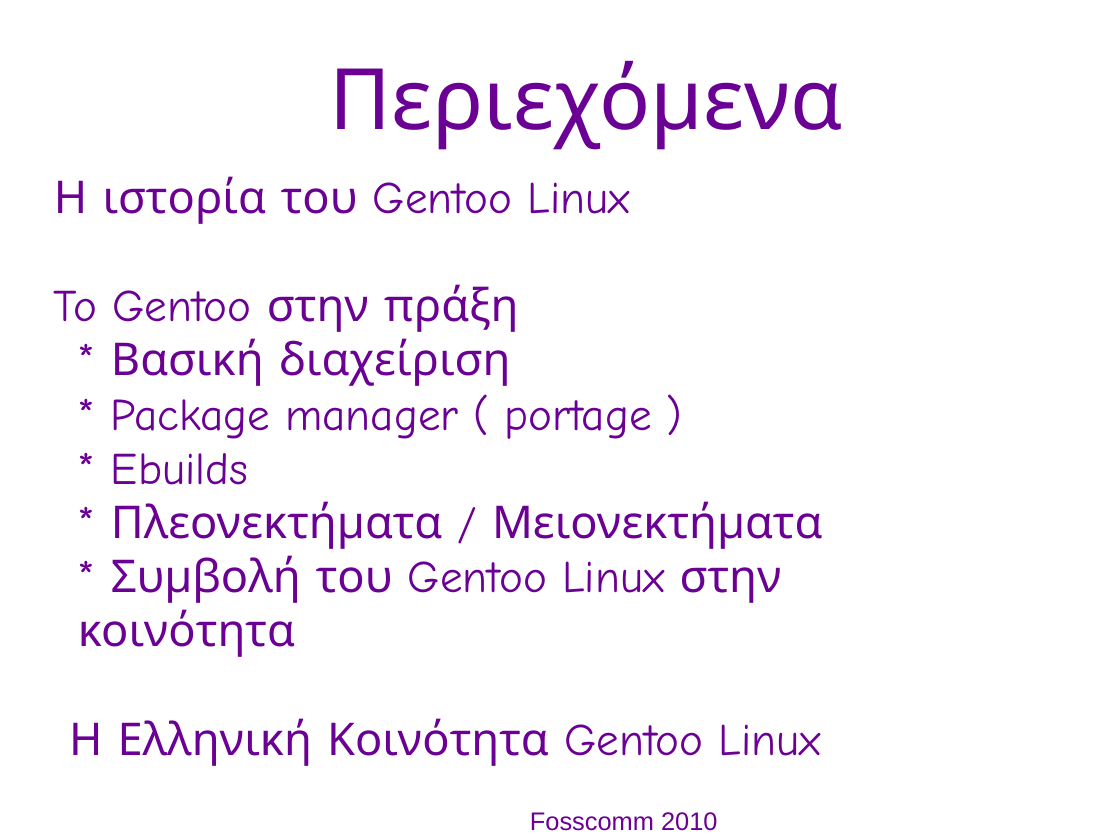
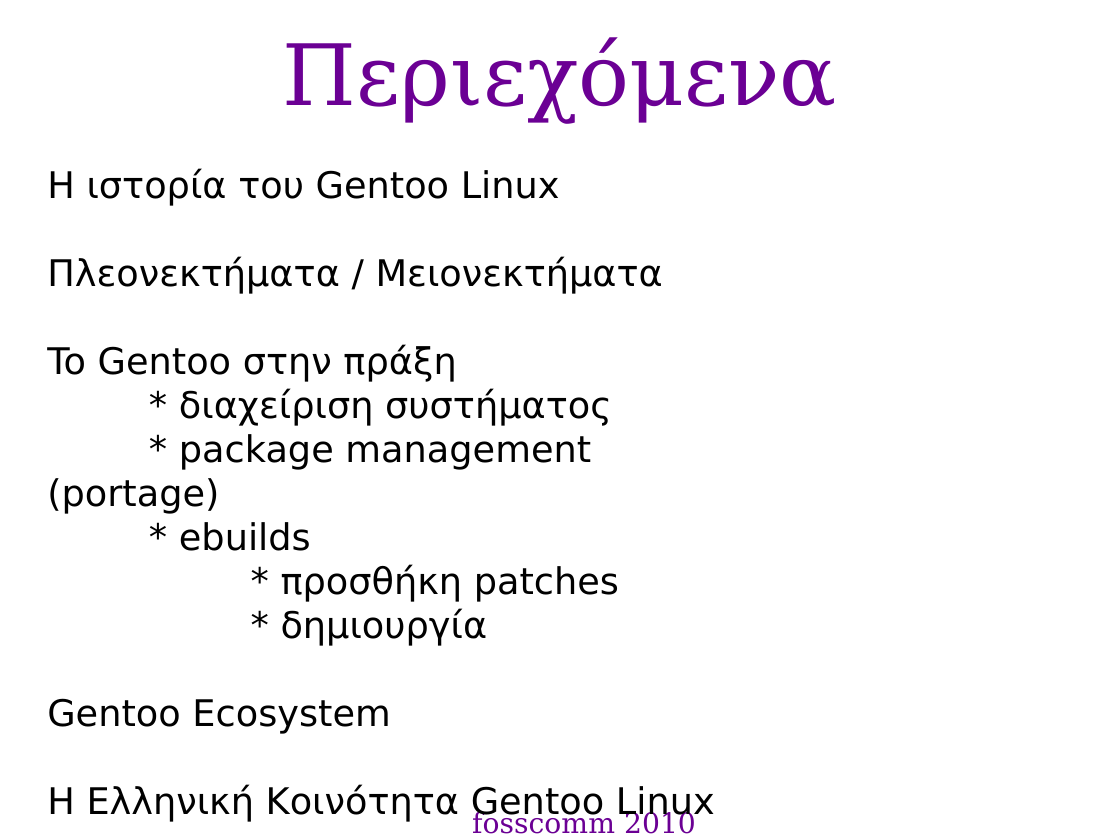
Before and after one commit to gentoo-el/presentations, a slide deck: slide 2 of fosscom-2010_pres.odp. Drawn at 1120x840 pixels with LibreOffice and Linux fonts; fonts in the diff are those of the drawing; background and template pictures are left out. Boxes give left, top, right and bottom in pixels: in the first picture for what was removed or moved away, otherwise in the second. Text is boxed around its words. In the diff, an @@ line names an element or a change of style, - is before the commit and + after.

Commit message:
foscomm presentation update
better backgrounds
much better font all around (dejavu)
optimized presentation categories
various changes here and there
example pages are meant to be presented in a live system

```diff
--- a/fosscom-2010_pres.odp
+++ b/fosscom-2010_pres.odp
@@ title "Περιεχόμενα": place and size @@
-title "Περιεχόμενα" at bbox=[330, 60, 843, 150]
+title "Περιεχόμενα" at bbox=[283, 37, 837, 122]
@@ title "Περιεχόμενα" at bbox=[283, 37, 837, 122]: font Comic Neue to DejaVu Serif; alignment left to centre; vertical alignment top to middle @@
@@ text "Η ιστορία του Gentoo Linux": place and size @@
-text "Η ιστορία του Gentoo Linux" at bbox=[54, 176, 822, 766]
+text "Η ιστορία του Gentoo Linux" at bbox=[47, 169, 715, 823]
@@ text at bbox=[47, 169, 715, 823]: size 32 to 26 pt, font Comic Neue to DejaVu Sans, text colour #6B0094 to #000000 in "Η ιστορία του Gentoo Linux", "To Gentoo στην πράξη", "Η Ελληνική Κοινότητα Gentoo Linux"; bullet ● to none @@
@@ text at bbox=[47, 257, 663, 294]: paragraph added @@
+Πλεονεκτήματα / Μειονεκτήματα
@@ text at bbox=[47, 389, 619, 734]: text changed; size 32 to 26 pt; font Comic Neue to DejaVu Sans; text colour #6B0094 to #000000 @@
-  ● * Βασική διαχείριση
-  ● * Package manager ( portage )
-  ● * Ebuilds
-  ● * Πλεονεκτήματα / Μειονεκτήματα
-  ● * Συμβολή του Gentoo Linux στην κοινότητα
+* διαχείριση συστήματος
+* package management (portage)
+* ebuilds
+* προσθήκη patches
+* δημιουργία
+Gentoo Ecosystem
@@ title "fosscomm 2010" at bbox=[472, 810, 696, 834]: vertical alignment top to middle @@
@@ title at bbox=[472, 810, 696, 834]: text changed; size 18 to 20 pt; font Arial to DejaVu Serif @@
-Fosscomm 2010
+fosscomm 2010
```
Also in this commit, not shown: 7 other slides changed, 8 slides added, 7 slides removed.
